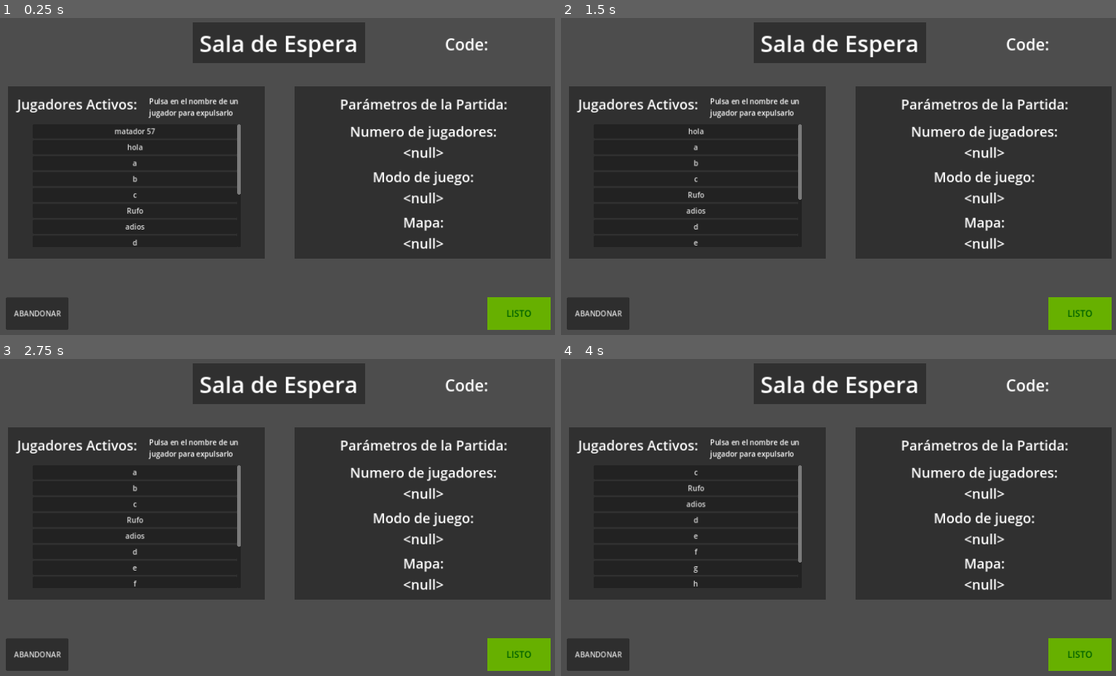
Above: before the commit, frames 1-4 (two rows, left to right).
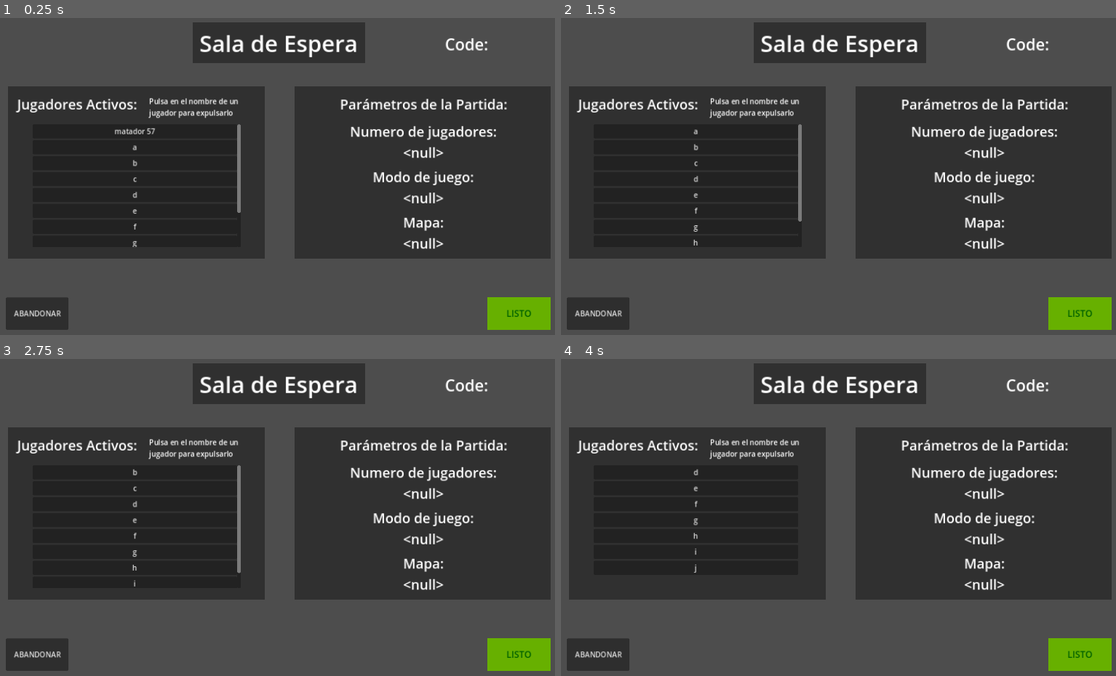
Above: after the commit, the same moments.

Repository: codemonsters/tag-of-war
Game: Godot game, scene res://screens/menu/sala_espera_admin.tscn
The game is run twice, just before and just after one commit, with the same random seed, the same clock (stepped at 60 frames per second) and the same inputs. This scene is started directly instead of the project's main scene.
Inputs (mouse positions are in pixels of both pictures, inside the frame that each line leads up to):
- Up to frame 1 (0.25 s): no input
- Up to frame 2 (1.5 s): click "ABANDONAR" at 0.5 s; click "matador 57" at 1.25 s
- Up to frame 3 (2.75 s): click (133, 473) at 2 s, where only the run before the commit has a clickable "hola"
- Up to frame 4 (4 s): click (694, 473) at 2.75 s, where only the run before the commit has a clickable "a"; click (694, 473) at 3.5 s, where only the run before the commit has a clickable "b"

The runs differ from the first frame. In frame 1, 0.2% of the frame differs, in the area x 22-44%, y 39-73%; in frame 2, 0.2%; in frame 3, 0.2%; in frame 4, 0.4%, in the area x 22-44%, y 33-72%.

Commit message:
Optimizacion de la edicion de las personas activas en un lobby

Diff:
--- a/cliente/src/screens/menu/sala_espera_admin.gd
+++ b/cliente/src/screens/menu/sala_espera_admin.gd
@@ -2,8 +2,9 @@
 
 signal connect_to_server()
 signal send_to_server(message: Variant)
+signal change_in_player_list(button)
 var valor_anterior = "LISTO"
-var player_names = ["matador 57", "hola", "a", "b", "c", "Rufo", "adios", "d", "e", "f", "g", "h", "i", "j"]
+var player_names = ["matador 57", "a", "b", "c", "d", "e", "f", "g", "h", "i", "j"]
 
 # Called when the node enters the scene tree for the first time.
 func _ready() -> void:
@@ -45,6 +46,9 @@
 
 func _on_button_pressed(button: Button):
 	player_names.erase(button.text)
+	change_in_player_list.emit(button)
+
+func _on_change_in_player_list(button) -> void:
 	for child in $PlayerListRect/ScrollContainer/VBoxContainer.get_children():
 		child.queue_free()
 	for name in player_names:
--- a/cliente/src/screens/menu/sala_espera_admin.tscn
+++ b/cliente/src/screens/menu/sala_espera_admin.tscn
@@ -234,5 +234,6 @@
 text = "Pulsa en el nombre de un
 jugador para expulsarlo"
 
+[connection signal="change_in_player_list" from="." to="." method="_on_change_in_player_list"]
 [connection signal="pressed" from="LeaveButton" to="." method="_on_leave_button_pressed"]
 [connection signal="toggled" from="ListoButton" to="." method="_on_listo_button_toggled"]
--- a/cliente/src/screens/menu/sala_espera_player.gd
+++ /dev/null
@@ -1,27 +0,0 @@
-extends ColorRect
-
-signal connect_to_server()
-signal send_to_server(message: Variant)
-var valor_anterior = "LISTO"
-
-# Called when the node enters the scene tree for the first time.
-func _ready() -> void:
-	$GameDataRect/NumberPlayers.text = "Numero de jugadores:\n" + str(Globales.players_number)
-	$GameDataRect/MapName.text = "Mapa:\n" + str(Globales.map_name)
-	$GameDataRect/Gamemode.text = "Modo de juego:\n" + str(Globales.gamemode)
-
-# Called every frame. 'delta' is the elapsed time since the previous frame.
-func _process(delta: float) -> void:
-	pass
-
-
-func _on_leave_button_pressed() -> void:
-	pass # Replace with function body.
-
-func _on_listo_button_toggled(toggled_on: bool) -> void:
-	if valor_anterior == "LISTO":
-		$ListoButton.text = "NO LISTO"
-		valor_anterior = "NO LISTO"
-	else:
-		$ListoButton.text = "LISTO"
-		valor_anterior = "LISTO"
--- a/cliente/src/screens/menu/sala_espera_player.tscn
+++ /dev/null
@@ -1,48 +0,0 @@
-[gd_scene load_steps=2 format=3 uid="uid://b8wglihw8n8dh"]
-
-[ext_resource type="Script" path="res://screens/menu/sala_espera_player.gd" id="1_d3g1d"]
-
-[node name="SalaEspera" type="ColorRect"]
-offset_right = 1280.0
-offset_bottom = 720.0
-color = Color(0.301961, 0.301961, 0.301961, 1)
-script = ExtResource("1_d3g1d")
-
-[node name="TitleBackground" type="ColorRect" parent="."]
-layout_mode = 1
-anchors_preset = 8
-anchor_left = 0.5
-anchor_top = 0.5
-anchor_right = 0.5
-anchor_bottom = 0.5
-offset_left = -189.0
-offset_top = -350.0
-offset_right = 191.0
-offset_bottom = -260.0
-grow_horizontal = 2
-grow_vertical = 2
-color = Color(0.188235, 0.188235, 0.188235, 1)
-
-[node name="Title" type="Label" parent="."]
-layout_mode = 1
-anchors_preset = 5
-anchor_left = 0.5
-anchor_right = 0.5
-offset_left = -174.0
-offset_top = 20.0
-offset_right = 176.0
-offset_bottom = 90.0
-grow_horizontal = 2
-theme_override_font_sizes/font_size = 50
-text = "Sala de Espera"
-horizontal_alignment = 1
-
-[node name="LeaveButton" type="Button" parent="."]
-layout_mode = 0
-offset_left = 40.0
-offset_top = 615.0
-offset_right = 178.0
-offset_bottom = 686.0
-text = "ABANDONAR"
-
-[connection signal="pressed" from="LeaveButton" to="." method="_on_leave_button_pressed"]
